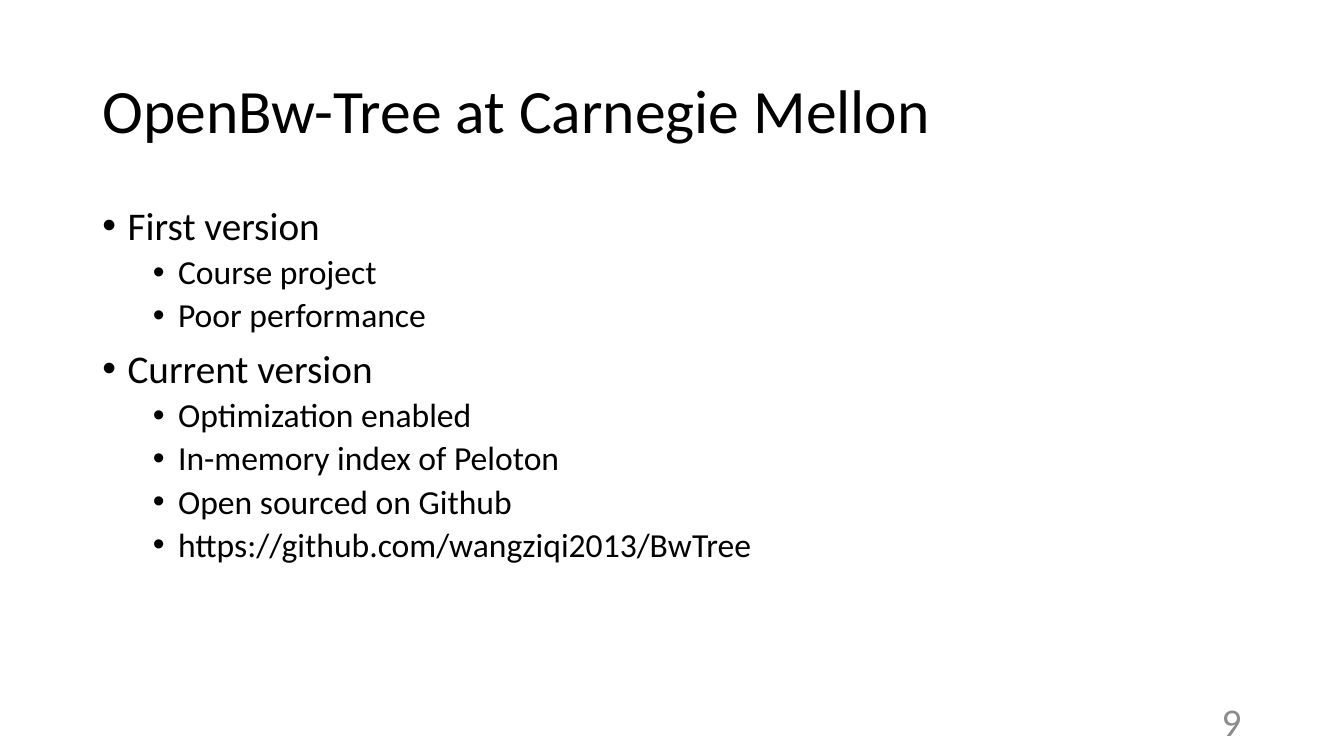
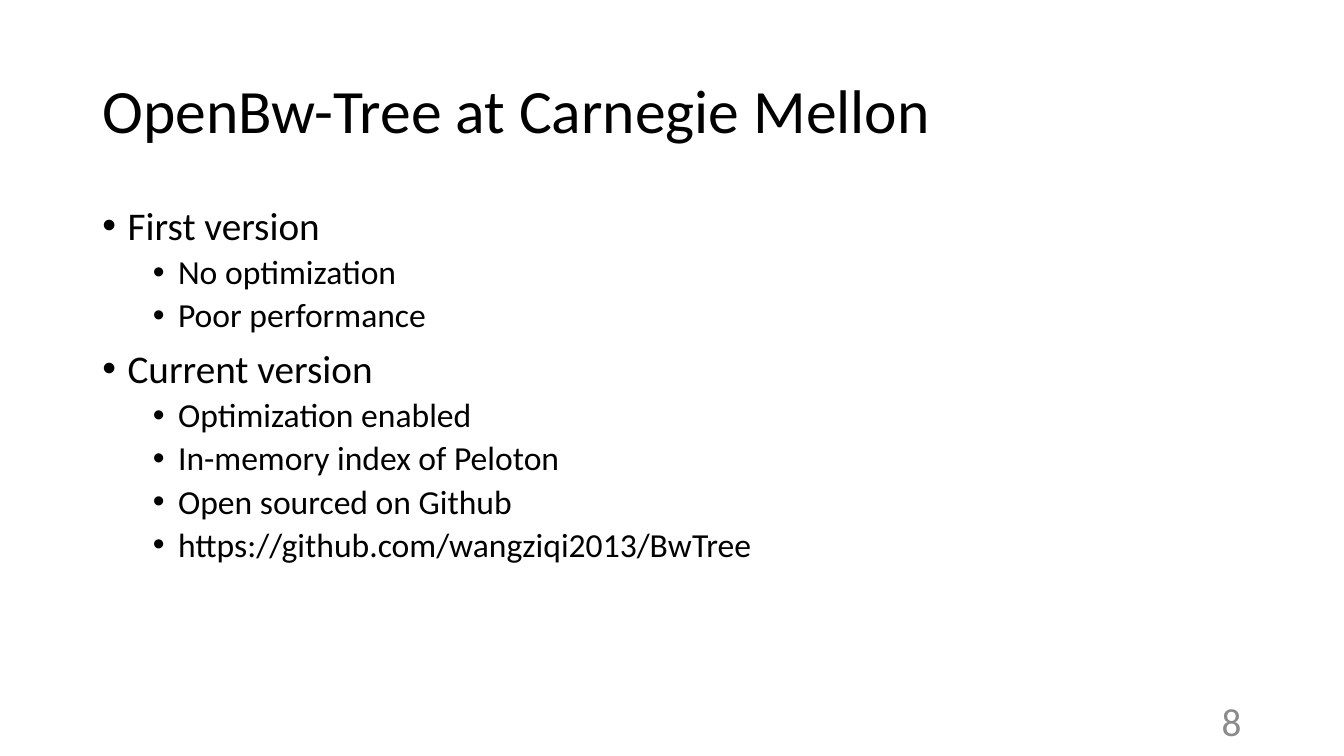
Before and after one commit to wangziqi2013/BwTree, a slide deck: slide 8 of SIGMOD 2018.pptx (slide 9 before the commit). Drawn at 1344x756 pixels with LibreOffice and Linux fonts; fonts in the diff are those of the drawing. Boxes give left, top, right and bottom in pixels: in the first picture for what was removed or moved away, otherwise in the second. Text is boxed around its words. In the diff, an @@ line names an element or a change of style, - is before the commit and + after.

```diff
--- a/SIGMOD 2018.pptx
+++ b/SIGMOD 2018.pptx
@@ text at <box>178,260,396,290</box>: text changed @@
-  • Course project
+  • No optimization
@@ page number at <box>1222,709,1242,736</box>: text changed @@
-9
+8
```
Also in this commit, not shown: 13 other slides changed.
